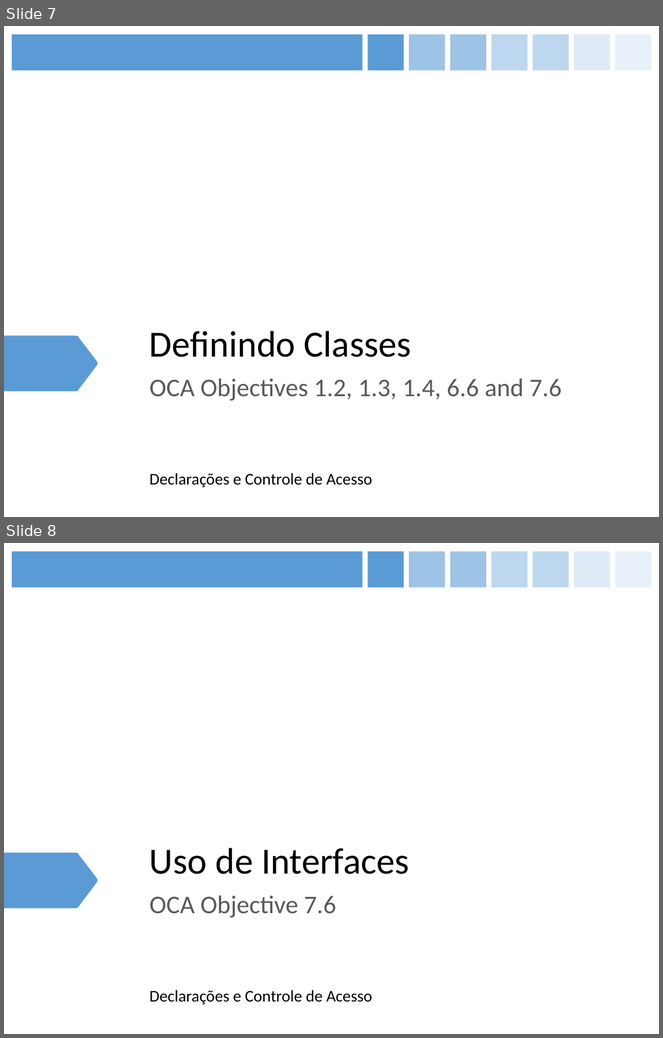
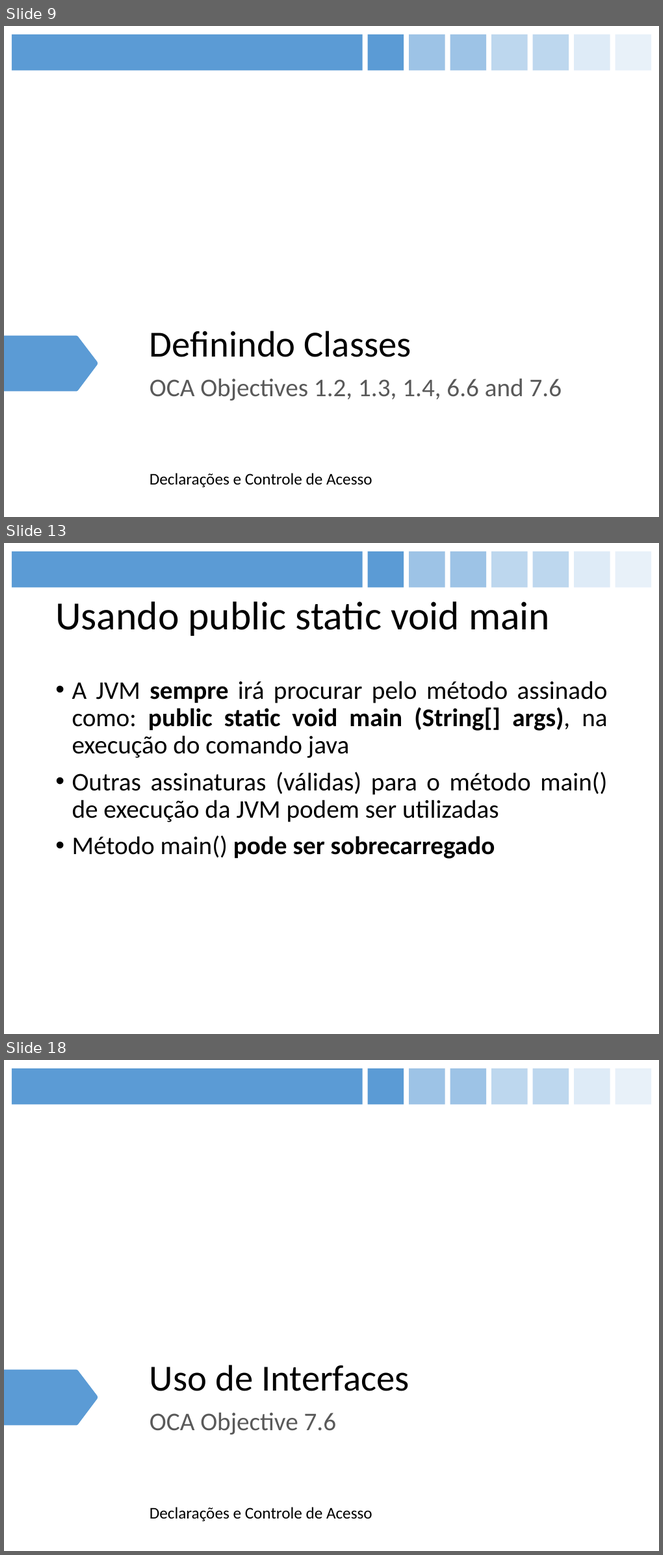
Before and after one commit to figueiredojrr/treinamentoJavaSeOcaAgosto, a slide deck: OCA.pptx. Shown one above the other, each under a label of ours: slides 7 and 8 before the commit, slides 9, 13 and 18 after it; the slides between them are not shown. The pictures are 663x1038 and 663x1555 pixels, drawn with LibreOffice and Linux fonts; fonts in the diff are those of the drawing. Boxes give left, top, right and bottom in pixels: in the first picture for what was removed or moved away, otherwise in the second. Text is boxed around its words. In the diff, an @@ line names an element or a change of style, - is before the commit and + after.

```diff
--- a/OCA.pptx
+++ b/OCA.pptx
@@ slide 13 added at (4,543,659,1034), background #FFFFFF; not listed: 8 template elements that a slide beside it also shows @@
@@ title added at (55,601,550,636), 44 pt, text #000000 @@
+Usando public static void main
@@ text added at (72,681,608,859), 28 pt, text #000000 @@
+• A JVM sempre irá procurar pelo método assinado como: public static void main (String[] args), na execução do comando java
+• Outras assinaturas (válidas) para o método main() de execução da JVM podem ser utilizadas
+• Método main() pode ser sobrecarregado
@@ what was slide 7 is now slide 9 @@
@@ what was slide 8 is now slide 18 @@
```
Also in this commit, not shown: 2 slides changed, 12 other slides added.
